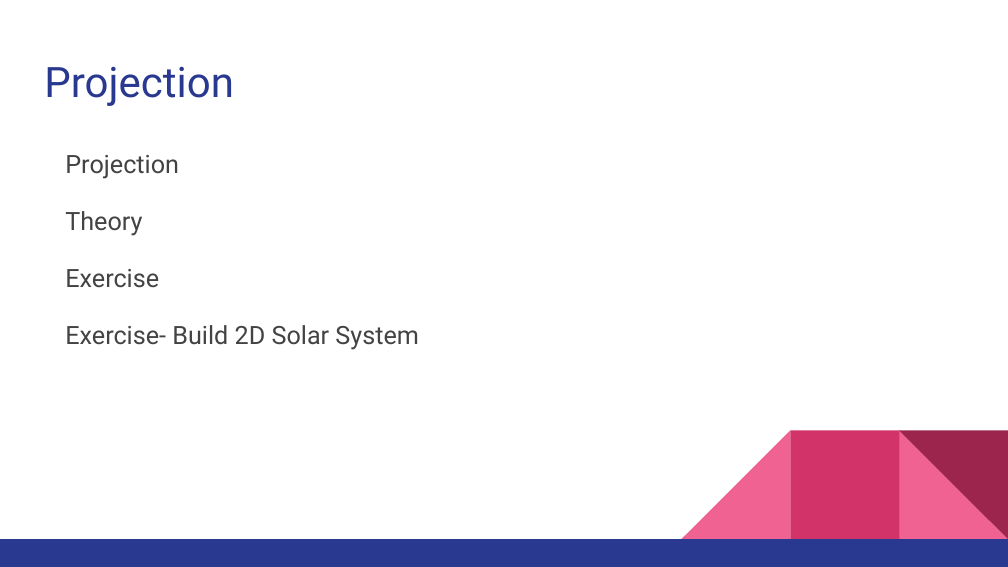
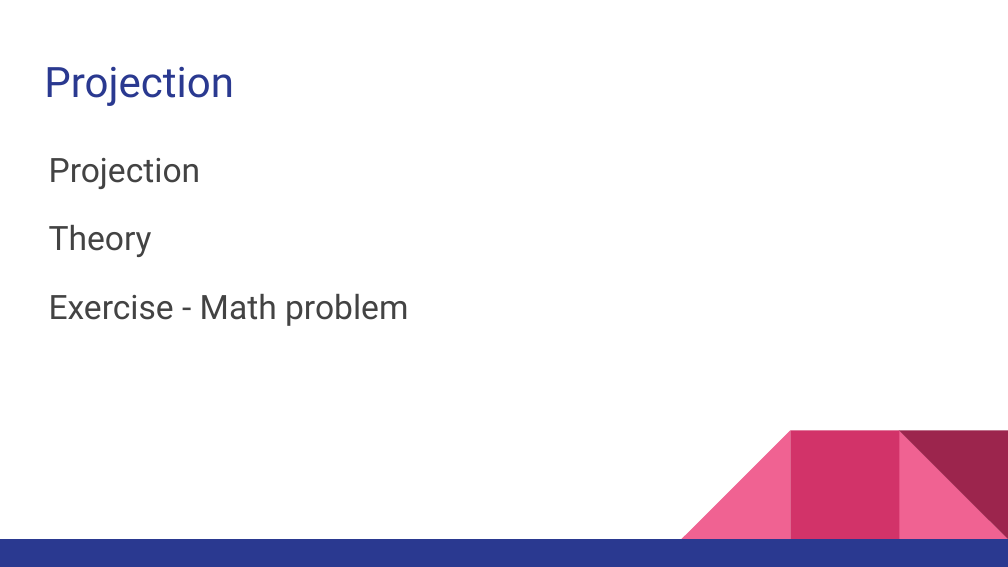
Before and after one commit to CodeChix-OpenSource/CodeChix-Technical-Curriculums, a slide deck: slide 36 of VMware-CodeHouse/PixieGo/Slides/Instructor_Curriculum.pptx (slide 42 before the commit). Drawn at 1008x567 pixels with LibreOffice and Linux fonts; fonts in the diff are those of the drawing. Boxes give left, top, right and bottom in pixels: in the first picture for what was removed or moved away, otherwise in the second. Text is boxed around its words. In the diff, an @@ line names an element or a change of style, - is before the commit and + after.

```diff
--- a/VMware-CodeHouse/PixieGo/Slides/Instructor_Curriculum.pptx
+++ b/VMware-CodeHouse/PixieGo/Slides/Instructor_Curriculum.pptx
@@ text at bbox=[49, 158, 201, 257]: size 18 to 24 pt in "Projection", "Theory"; indent changed @@
@@ text at bbox=[49, 294, 408, 326]: text changed; size 18 to 24 pt @@
-Exercise
-Exercise- Build 2D Solar System
+Exercise - Math problem
```
Also in this commit, not shown: 26 other slides changed, 13 slides added, 10 slides removed, 18 other files.
